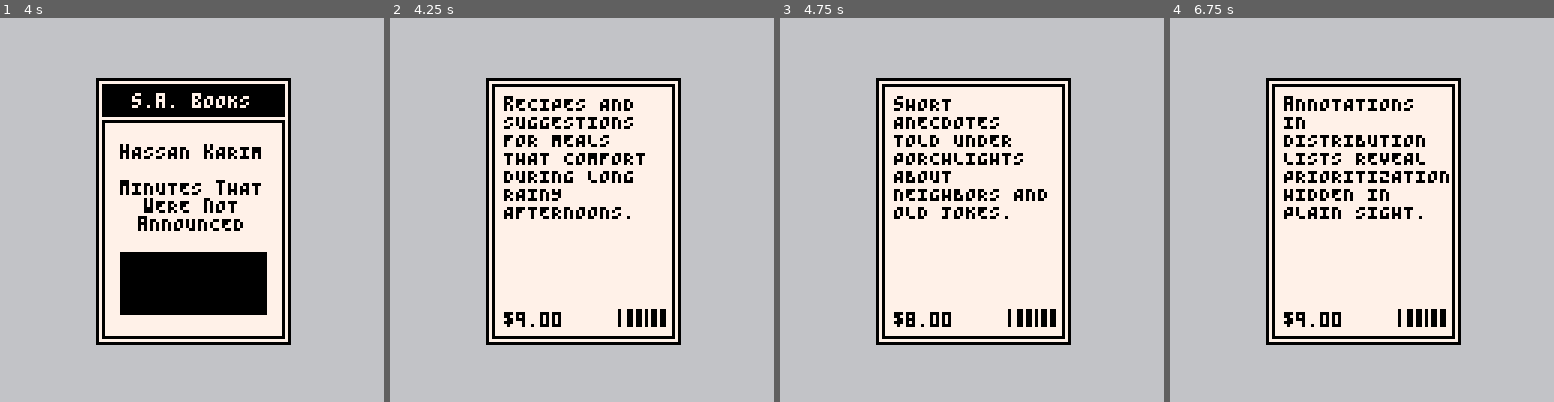
Above: before the commit, frames 1-4 (left to right).
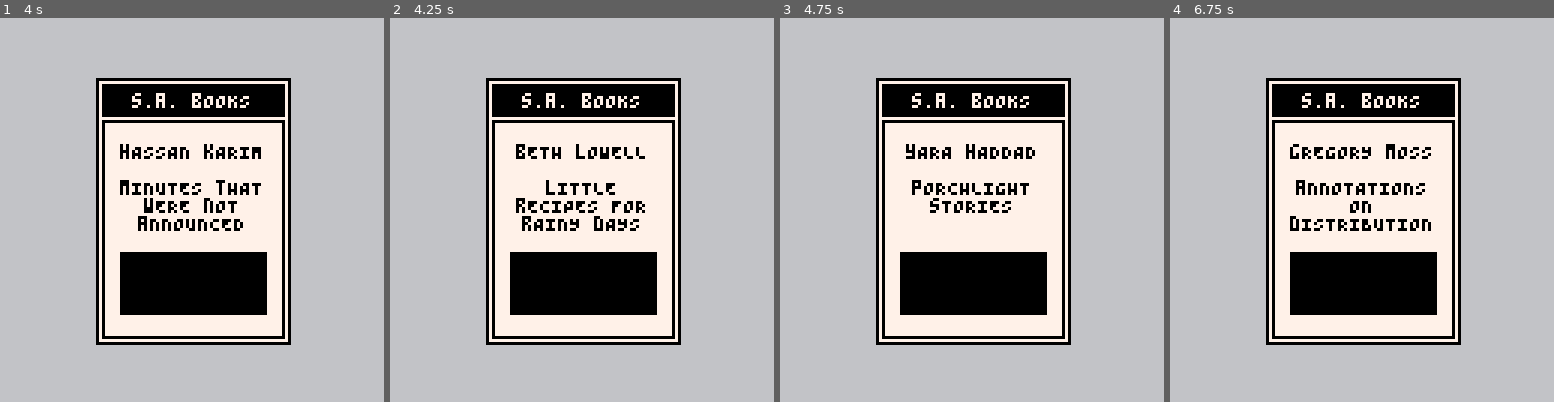
Above: after the commit, the same moments.

Repository: marco-vidali/dont_read_that_book
Game: PICO-8 cartridge dont_read_that_book.p8
Two runs of this game, one before a commit and one after it. Both use one fixed random seed, a clock stepped at 60 frames per second and the inputs below.
Inputs:
- Up to frame 1 (4 s): tap X (X key) at 0.33, 1.07, 1.85, 2.97 s; tap O (Z key) at 0.7, 1.7, 2.1, 2.5, 2.9, 3.3, 3.7 s; hold Right 1.6-2.1 s; hold Right 2.47-3.03 s; hold Left 3.08-3.58 s
- Up to frame 2 (4.25 s): hold Right from 4.02 s (still down); tap X (X key) at 4.08 s; tap O (Z key) at 4.1 s
- Up to frame 3 (4.75 s): tap O (Z key) at 4.5 s; release Right at 4.68 s
- Up to frame 4 (6.75 s): tap O (Z key) every 0.4 s from 4.9 to 6.5 s; hold Left 5.08-5.68 s; tap X (X key) at 5.2, 6.32 s; hold Right 6.08-6.58 s; hold Right from 6.63 s (still down)

Frame 1 is identical in both runs. In frame 2, 13% of the frame differs, in the area x 26-75%, y 17-81%; in frame 3, 13%; in frame 4, 14%.

Commit message:
Better code

Diff:
--- a/scripts/show_book.lua
+++ b/scripts/show_book.lua
@@ -5,22 +5,29 @@
 awareness = 50
 happiness = 50
 
+book_x = 32
+book_y = 20
+
 function _init()
     hours = "08"
     minutes = "00"
     start_timer = time()
 
     books_num = flr(rnd(day ^ 1.2)) + 1
+    showing = "front"
+    choice = 1
+
+    next_book()
+end
+
+function next_book()
+    book = rnd(books)
+    book.price = flr(rnd(14)) + 5
 
     showing = "front"
     choice = 1
 
-    random_book()
-end
-
-function random_book()
-    book = rnd(books)
-    book.price = flr(rnd(14)) + 5
+    books_num -= 1
 end
 
 function _update()
@@ -95,9 +102,7 @@
         end
 
         if books_num > 1 then
-            -- more books left today
-            books_num -= 1
-            random_book()
+            next_book()
         else
             next_day()
         end
@@ -127,10 +132,10 @@
     cls(6)
 
     -- outline
-    rect(32, 20, 96, 108, 0)
+    rect(book_x, book_y, book_x + 64, book_y + 88, 0)
 
     -- background
-    rectfill(33, 21, 95, 107, 7)
+    rectfill(book_x + 1, book_y + 1, book_x + 63, book_y + 87, 7)
 
     if showing == "front" then
         draw_book_front()
@@ -141,32 +146,32 @@
 
 function draw_book_front()
     -- header
-    rectfill(34, 22, 94, 32, 0)
-    print_centered("s.a. bOOKS", 25, 7)
+    rectfill(book_x + 2, book_y + 2, book_x + 62, book_y + 12, 0)
+    print_centered("s.a. bOOKS", book_y + 5, 7)
 
     -- content outline
-    rect(34, 34, 94, 106, 0)
+    rect(book_x + 2, book_y + 14, book_x + 62, book_y + 86, 0)
 
     -- author
-    print_centered(book.author, 42, 0)
+    print_centered(book.author, book_y + 22, 0)
 
     -- title
-    print_centered(wrap_text(book.title, 50), 54, 0)
+    print_centered(wrap_text(book.title, 50), book_y + 34, 0)
 
     -- image
-    rectfill(40, 78, 88, 98, 0)
+    rectfill(book_x + 8, book_y + 58, book_x + 56, book_y + 78, 0)
 end
 
 function draw_book_back()
     -- content outline
-    rect(34, 22, 94, 106, 0)
+    rect(book_x + 2, book_y + 2, book_x + 62, book_y + 86, 0)
 
-    -- author
-    print(wrap_text(book.synopsis, 52), 38, 26)
+    -- author / synopsis
+    print(wrap_text(book.synopsis, 52), book_x + 6, book_y + 6)
 
     -- price
-    print("$" .. book.price .. ".00", 38, 98)
+    print("$" .. book.price .. ".00", book_x + 6, book_y + 78)
 
     -- barcode
-    spr(1, 76, 97, 2, 1)
+    spr(1, book_x + 44, book_y + 77, 2, 1)
 end
